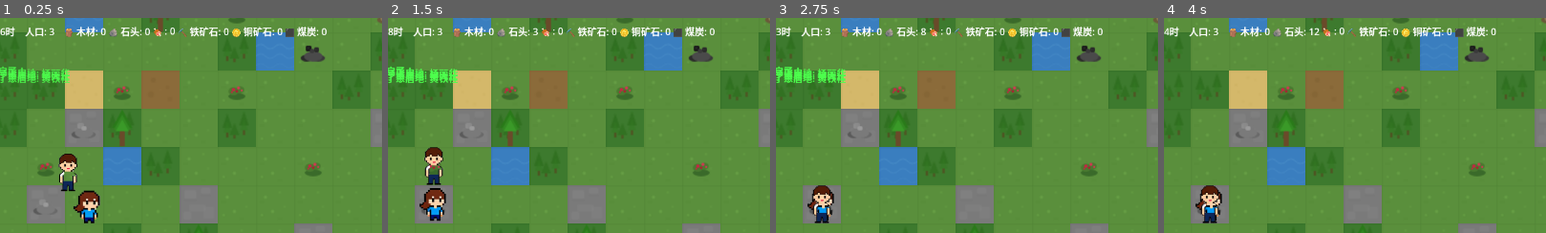
Above: before the commit, frames 1-4 (left to right).
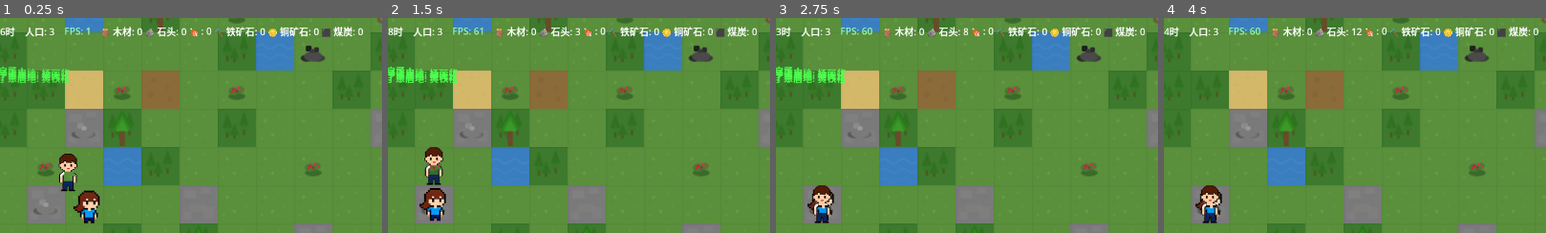
Above: after the commit, the same moments.

Repository: ZhanXuzhao/the-path-of-humanity
Game: Godot game, scene res://scenes/game.tscn
Two runs of this game, one before a commit and one after it. Both use one fixed random seed, a clock stepped at 60 frames per second and the inputs below.
Inputs:
- Up to frame 1 (0.25 s): no input
- Up to frame 2 (1.5 s): click "×1" at 0.5 s; click "×2" at 1.25 s
- Up to frame 3 (2.75 s): click "×3" at 2 s
- Up to frame 4 (4 s): click "×5" at 2.75 s; click "⏸" at 3.5 s
The pictures show only the part of the screen within x 6-56%, y 0-50%; the shares and areas given below are measured in that part.

The runs differ from the first frame. In frame 1, 2.3% of the frame differs, in the area x 17-95%, y 4-9%; in frame 2, 2.2%; in frame 3, 2.2%; in frame 4, 2.3%.

Commit message:
show fps

Diff:
--- a/scenes/game.tscn
+++ b/scenes/game.tscn
@@ -89,6 +89,10 @@
 theme_override_constants/minimum_font_size = 16
 text = "人口: 3"
 
+[node name="FpsLabel" type="Label" parent="UI/HUD/TopBar"]
+theme_override_colors/font_color = Color(0.6, 1, 0.6, 1)
+theme_override_constants/minimum_font_size = 16
+
 [node name="Resources" type="HBoxContainer" parent="UI/HUD/TopBar"]
 size_flags_horizontal = 0
 
--- a/scripts/ui/hud.gd
+++ b/scripts/ui/hud.gd
@@ -8,6 +8,7 @@
 @onready var time_label: Label = $TopBar/TimeLabel
 @onready var day_label: Label = $TopBar/DayLabel
 @onready var population_label: Label = $TopBar/PopulationLabel
+@onready var fps_label: Label = $TopBar/FpsLabel
 @onready var resource_container: HBoxContainer = $TopBar/Resources
 @onready var notification_container: VBoxContainer = $Notifications
 @onready var speed_btn: Button = $BottomBar/SpeedBtn
@@ -56,6 +57,10 @@
 
 	# 延迟一帧初始化资源显示（等待 GameManager 完全就绪）
 	call_deferred("_update_resource_display")
+
+func _process(_delta):
+	if fps_label:
+		fps_label.text = "FPS: %d" % Engine.get_frames_per_second()
 
 func _on_time_changed(_hour: float):
 	if time_label:
Not shown, added: get_png_dims.py
